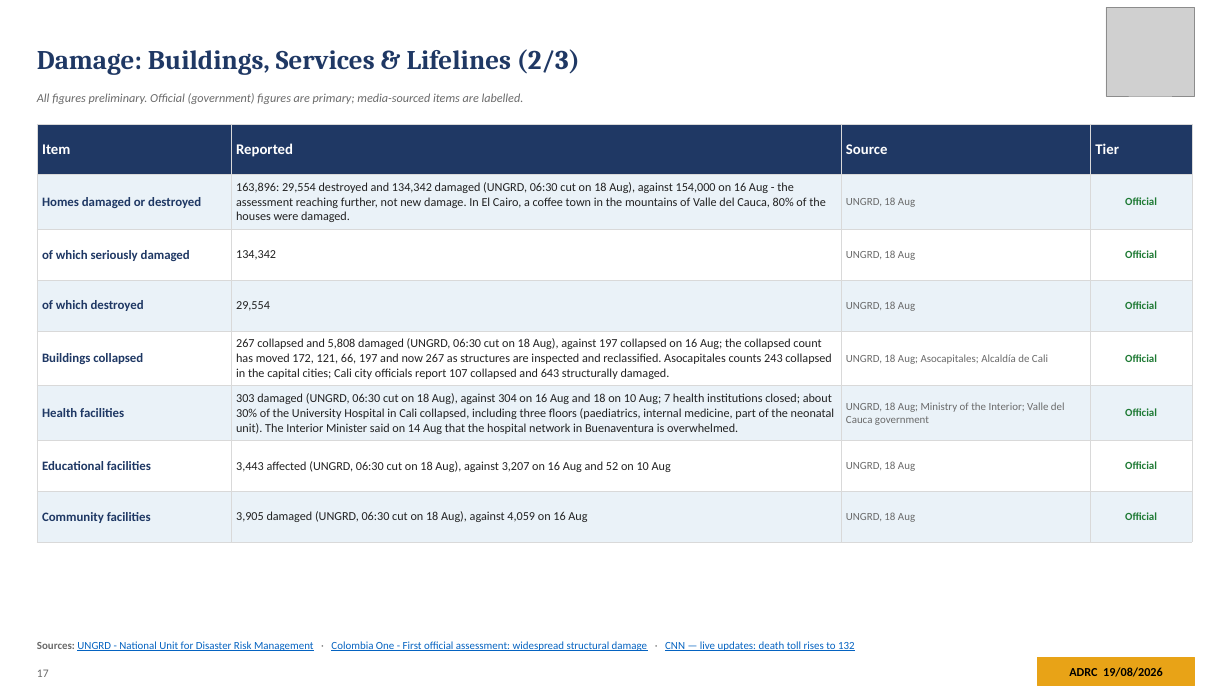
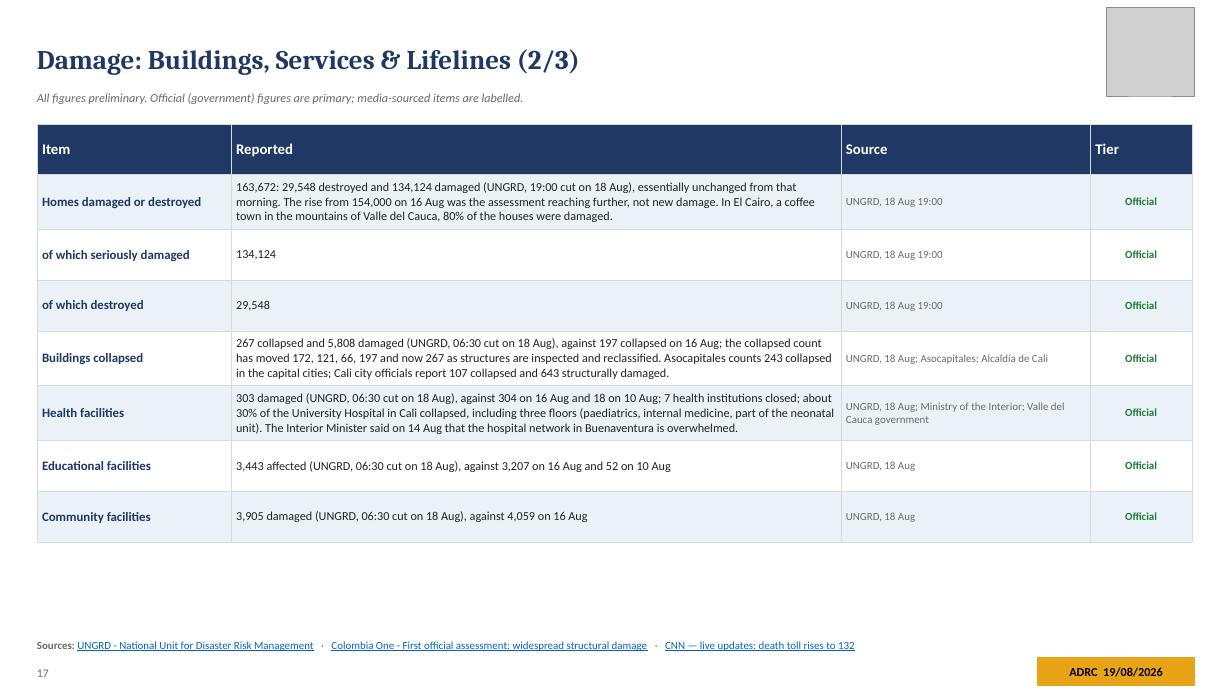
Before and after one commit to kochobi-max/whatsmap, a slide deck: slide 17 of reports/colombia_eq_20260810/output/ADRC_EQ_COL_Choco_20260810_EN.pptx. Drawn at 1232x693 pixels with LibreOffice and Linux fonts; fonts in the diff are those of the drawing; grey boxes stand for pictures. Boxes give left, top, right and bottom in pixels: in the first picture for what was removed or moved away, otherwise in the second. Text is boxed around its words. In the diff, an @@ line names an element or a change of style, - is before the commit and + after.

```diff
--- a/reports/colombia_eq_20260810/output/ADRC_EQ_COL_Choco_20260810_EN.pptx
+++ b/reports/colombia_eq_20260810/output/ADRC_EQ_COL_Choco_20260810_EN.pptx
@@ table at [37,124,1192,527] @@
-row 2, column 2: 163,896: 29,554 destroyed and 134,342 damaged (UNGRD, 06:30 cut on 18 Aug), against 154,000 on 16 Aug - the assessment reaching further, not new damage. In El Cairo, a coffee town in the mountains of Valle del Cauca, 80% of the houses were damaged.
+row 2, column 2: 163,672: 29,548 destroyed and 134,124 damaged (UNGRD, 19:00 cut on 18 Aug), essentially unchanged from that morning. The rise from 154,000 on 16 Aug was the assessment reaching further, not new damage. In El Cairo, a coffee town in the mountains of Valle del Cauca, 80% of the houses were damaged.
-row 2, column 3: UNGRD, 18 Aug
+row 2, column 3: UNGRD, 18 Aug 19:00
-row 3, column 2: 134,342
+row 3, column 2: 134,124
-row 3, column 3: UNGRD, 18 Aug
+row 3, column 3: UNGRD, 18 Aug 19:00
-row 4, column 2: 29,554
+row 4, column 2: 29,548
-row 4, column 3: UNGRD, 18 Aug
+row 4, column 3: UNGRD, 18 Aug 19:00
```
Also in this commit, not shown: 17 other slides changed, 8 other files.
